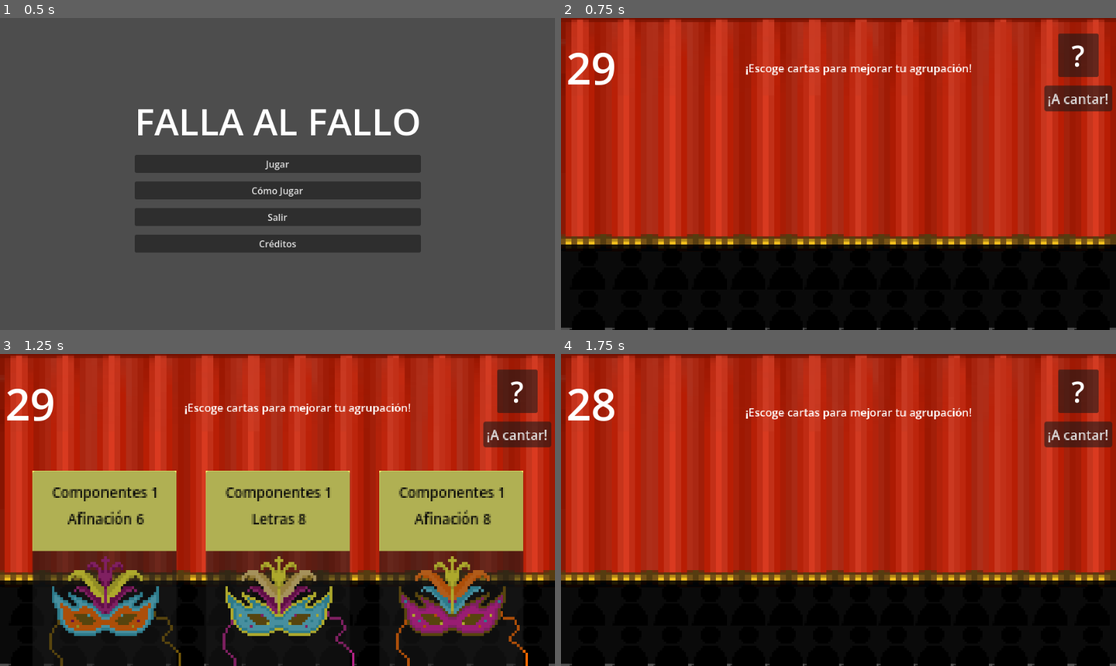
Above: before the commit, frames 1-4 (two rows, left to right).
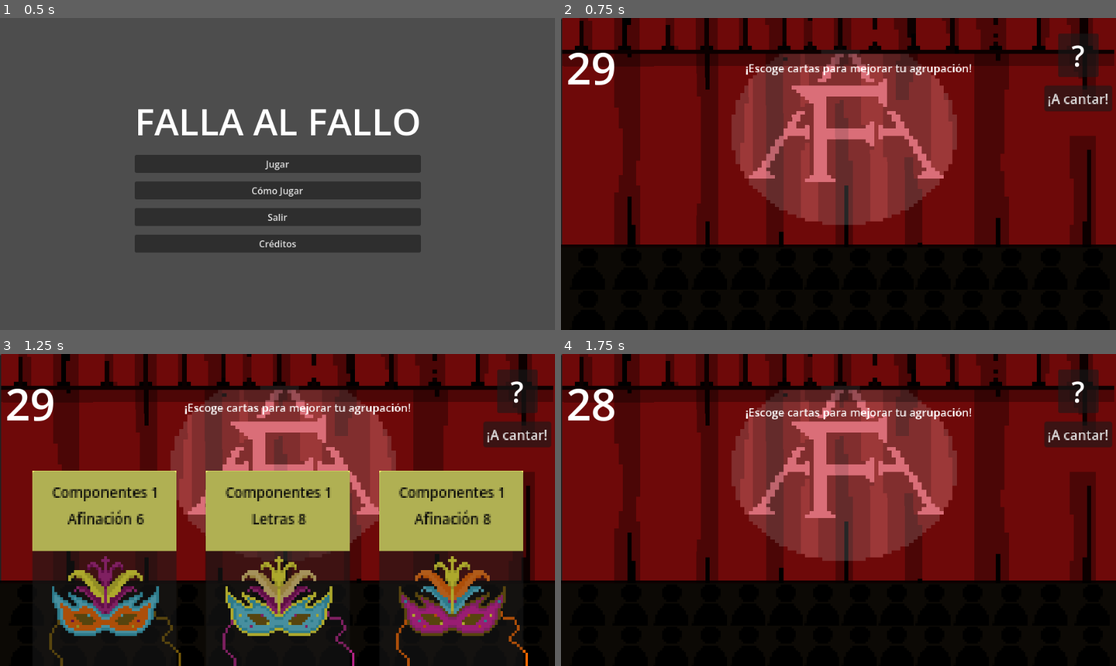
Above: after the commit, the same moments.

Repository: Sromerop0610/LosMataos
Game: Godot game, scene res://Scenes/menú_principal.tscn
The game is run twice, just before and just after one commit, with the same random seed, the same clock (stepped at 60 frames per second) and the same inputs. The engine's default icon, where the game draws it, is replaced by a stand-in: a white triangle on a blue panel in a dark square.
Inputs (mouse positions are in pixels of both pictures, inside the frame that each line leads up to):
- Up to frame 1 (0.5 s): no input
- Up to frame 2 (0.75 s): click "Jugar" at 0.5 s
- Up to frame 3 (1.25 s): no input
- Up to frame 4 (1.75 s): click (666, 578) at 1.27 s

Frame 1 is identical in both runs. In frame 2, 71% of the frame differs, in the area x 0-100%, y 0-100%; in frame 3, 48%; in frame 4, 71%.

Commit message:
cleansed prints y nuevo telon

Diff:
--- a/Scenes/Game.tscn
+++ b/Scenes/Game.tscn
@@ -1,10 +1,10 @@
 [gd_scene format=3 uid="uid://d1bkalsl4lcef"]
 
-[ext_resource type="Texture2D" uid="uid://cqb1h8ybgavwj" path="res://Assets/telon.png" id="1_gl6un"]
 [ext_resource type="Script" uid="uid://6qb7nbkuvahr" path="res://Scenes/game.gd" id="1_j5yw3"]
 [ext_resource type="Texture2D" uid="uid://cnnxibj1c4x5g" path="res://Assets/escenario.svg" id="2_2irst"]
 [ext_resource type="Texture2D" uid="uid://ddjp5ykka8ryo" path="res://Assets/person.png" id="2_j5yw3"]
-[ext_resource type="Texture2D" uid="uid://cmd6e8x1yhyi0" path="res://Assets/telonRecogido.png" id="3_kldst"]
+[ext_resource type="Texture2D" uid="uid://c58axnjudyf7q" path="res://Assets/Telon.png" id="4_2irst"]
+[ext_resource type="Texture2D" uid="uid://b73kdcmfs5wpb" path="res://Assets/Sobre_telon.png" id="4_bf53h"]
 [ext_resource type="Script" uid="uid://3yncn7ytnmga" path="res://Scripts/Objects/card_hand.gd" id="5_2irst"]
 [ext_resource type="AudioStream" uid="uid://b7ddm8lq6mlup" path="res://Assets/Choniketes.mp3" id="5_7lihs"]
 [ext_resource type="AudioStream" uid="uid://kp4v0dx5hkui" path="res://Assets/LaCarniceria.mp3" id="6_fgofq"]
@@ -45,6 +45,18 @@
 "transitions": PackedFloat32Array(1),
 "update": 0,
 "values": [Color(1, 1, 1, 1)]
+}
+tracks/2/type = "value"
+tracks/2/imported = false
+tracks/2/enabled = true
+tracks/2/path = NodePath("TelonEchado:position")
+tracks/2/interp = 1
+tracks/2/loop_wrap = true
+tracks/2/keys = {
+"times": PackedFloat32Array(0),
+"transitions": PackedFloat32Array(1),
+"update": 0,
+"values": [Vector2(482, 210)]
 }
 
 [sub_resource type="Animation" id="Animation_kldst"]
@@ -74,10 +86,22 @@
 tracks/0/interp = 1
 tracks/0/loop_wrap = true
 tracks/0/keys = {
-"times": PackedFloat32Array(0.13333344, 2.9666667),
+"times": PackedFloat32Array(0.13333344, 3),
 "transitions": PackedFloat32Array(1, 1),
 "update": 0,
 "values": [Color(1, 1, 1, 0), Color(1, 1, 1, 1)]
+}
+tracks/1/type = "value"
+tracks/1/imported = false
+tracks/1/enabled = true
+tracks/1/path = NodePath("TelonEchado:position")
+tracks/1/interp = 1
+tracks/1/loop_wrap = true
+tracks/1/keys = {
+"times": PackedFloat32Array(0.100000024, 2.9666667),
+"transitions": PackedFloat32Array(1, 1),
+"update": 0,
+"values": [Vector2(482, -200), Vector2(482, 225)]
 }
 
 [sub_resource type="Animation" id="Animation_7lihs"]
@@ -95,6 +119,18 @@
 "update": 0,
 "values": [Color(1, 1, 1, 1), Color(1, 1, 1, 0)]
 }
+tracks/1/type = "value"
+tracks/1/imported = false
+tracks/1/enabled = true
+tracks/1/path = NodePath("TelonEchado:position")
+tracks/1/interp = 1
+tracks/1/loop_wrap = true
+tracks/1/keys = {
+"times": PackedFloat32Array(0, 3),
+"transitions": PackedFloat32Array(1, 1),
+"update": 0,
+"values": [Vector2(482, 210), Vector2(482, -200)]
+}
 
 [sub_resource type="AnimationLibrary" id="AnimationLibrary_b2bpf"]
 _data = {
@@ -116,15 +152,22 @@
 scale = Vector2(1.595, 1.2375)
 texture = ExtResource("2_2irst")
 
+[node name="TelonEchado" type="Sprite2D" parent="." unique_id=1271411577]
+position = Vector2(482, 210)
+scale = Vector2(7.5, 6.1666665)
+texture = ExtResource("4_2irst")
+
 [node name="TelonAbierto" type="Sprite2D" parent="." unique_id=2134543674]
-position = Vector2(481.5, 125.99998)
-scale = Vector2(14.953125, 5.7916665)
-texture = ExtResource("3_kldst")
-
-[node name="TelonEchado" type="Sprite2D" parent="." unique_id=1271411577]
-position = Vector2(478.99997, 201.00002)
-scale = Vector2(10.031251, 4.21875)
-texture = ExtResource("1_gl6un")
+position = Vector2(479.50003, 254)
+scale = Vector2(7.4609385, 7.104167)
+texture = ExtResource("4_bf53h")
+
+[node name="ColorRect" type="ColorRect" parent="." unique_id=783026978]
+offset_left = -3.0
+offset_top = 397.0
+offset_right = 962.0
+offset_bottom = 544.0
+color = Color(0.37290916, 0.28182733, 0.14948955, 1)
 
 [node name="PreShow" type="Control" parent="." unique_id=1525962351]
 layout_mode = 3
@@ -144,7 +187,7 @@
 offset_left = -481.5
 offset_top = -137.0
 offset_right = 480.5
-offset_bottom = 7.0
+offset_bottom = 13.0
 grow_horizontal = 2
 grow_vertical = 0
 color = Color(0, 0, 0, 0.8666667)
@@ -495,9 +538,9 @@
 [node name="ComponentesLabel" type="Label" parent="Recuentos Puntuacion" unique_id=1412751170]
 layout_mode = 0
 offset_left = 106.0
-offset_top = 81.0
-offset_right = 356.0
-offset_bottom = 222.0
+offset_top = 51.0
+offset_right = 546.0
+offset_bottom = 192.0
 text = "COMPONENTES:"
 label_settings = SubResource("LabelSettings_2irst")
 vertical_alignment = 1
@@ -505,20 +548,19 @@
 [node name="AfinacionLabel" type="Label" parent="Recuentos Puntuacion" unique_id=54236078]
 layout_mode = 0
 offset_left = 106.0
-offset_top = 149.0
-offset_right = 347.0
-offset_bottom = 290.0
-text = "AFINACIÓN:
-"
+offset_top = 126.0
+offset_right = 469.0
+offset_bottom = 267.0
+text = "AFINACIÓN:"
 label_settings = SubResource("LabelSettings_2irst")
 vertical_alignment = 1
 
 [node name="LetraLabel" type="Label" parent="Recuentos Puntuacion" unique_id=1540186337]
 layout_mode = 0
 offset_left = 106.0
-offset_top = 176.0
-offset_right = 347.0
-offset_bottom = 317.0
+offset_top = 199.0
+offset_right = 616.0
+offset_bottom = 340.0
 text = "LETRA:"
 label_settings = SubResource("LabelSettings_2irst")
 vertical_alignment = 1
--- a/Scenes/game.gd
+++ b/Scenes/game.gd
@@ -37,12 +37,15 @@
 	tiempo_de_ronda.paused = true
 
 func start_show():
+	componentes_label.text = "COMPONENTES: "
+	afinacion_label.text = "AFINACIÓN: "
+	letra_label.text = "LETRAS: "
 	mano.hide()
 	animation_player.play("show_start")
 	await animation_player.animation_finished
-	telon_echado.hide()
+	#telon_echado.hide()
 	await get_tree().create_timer(1).timeout
-	var puntosRonda = Validator.resumen_inventario()
+	var puntosRonda = Inventario.sumarPuntosInventario()
 	componentes_label.text += str(puntosRonda[0])
 	afinacion_label.text += str(puntosRonda[1])
 	letra_label.text += str(puntosRonda[2])
@@ -67,17 +70,18 @@
 	Puntos.fase +=1
 	if Puntos.fase>=4:
 		get_tree().change_scene_to_file("res://Scenes/pantalla_victoria.tscn")
-	print("pasando de ronda")
+	#print("pasando de ronda")
 	Puntos.resetPuntuaciones()
 	GlobalSignals.cartaRobada.emit()
+	#telon_echado.show()
 	animation_player.play("round_start")
-	#await animation_player.animation_finished
+	await animation_player.animation_finished
 	mano.show()
 	tiempo_restante.show()
 	button_a_cantar.show()
 	button_ayuda.show()
 	tiempo_de_ronda.start()
-	print(Puntos.fase)
+	#print(Puntos.fase)
 
 func game_over():
 	get_tree().change_scene_to_file("res://Scenes/game_over.tscn")
--- a/Scripts/Objects/card.gd
+++ b/Scripts/Objects/card.gd
@@ -11,7 +11,7 @@
 @onready var texto_info = $TextoInfo
 
 func _ready():
-	print(self)
+	#print(self)
 	fetchear_info()
 
 func crear_carta(data: Dictionary) -> void:
@@ -30,9 +30,9 @@
 	button.disabled = true
 
 func fetchear_info():
-	print(componentes)
-	print(afinacion)
-	print(puntos_letras)
+	#print(componentes)
+	#print(afinacion)
+	#print(puntos_letras)
 	if (componentes!=0):
 		texto_info.text += "Componentes " + str(componentes) + "\n"
 	if (puntos_letras!=0):
@@ -42,6 +42,6 @@
 
 
 func _on_button_pressed():
-	print("Carta robada")
+	#print("Carta robada")
 	Inventario.llenarInventario(self)
 	GlobalSignals.cartaRobada.emit()
--- a/Scripts/Objects/card_hand.gd
+++ b/Scripts/Objects/card_hand.gd
@@ -17,10 +17,11 @@
 	return carta
 
 func robar_carta():
-	print("robando cartas")
+	#print("robando cartas")
 	flush_mano()
 	mano.clear()
-	await get_tree().create_timer(0.5).timeout
+	if !Puntos.fase >=4:
+		await get_tree().create_timer(0.5).timeout
 	for i in range(MANO_MAXIMA):
 		var carta := crear_carta_aleatoria()
 		carta.global_position.x = 180 + (300*i);
--- a/Scripts/Objects/inventario.gd
+++ b/Scripts/Objects/inventario.gd
@@ -2,18 +2,26 @@
 #
 var inventario: Array = []
 var objetoMascara: mascara
+var puntos_componentes = 0
+var puntos_afinacion = 0
+var puntos_letra = 0
 
 func _ready():
-	GlobalSignals.StartingShow.connect(sumarPuntosInventario)
+	pass
+	#GlobalSignals.StartingShow.connect(sumarPuntosInventario)
 
 func llenarInventario(cartaNueva:carta_base):
 	inventario.append(cartaNueva.duplicate())
 
-func sumarPuntosInventario():
-	print("A printear inventario")
+func sumarPuntosInventario() -> Array:
 	var sumaTotal = 0
 	for mascara in inventario:
-		print("PUNTOS TOTALES: " + str(mascara.componentes))
+		puntos_componentes += mascara.componentes
+		puntos_afinacion += mascara.afinacion
+		puntos_letra += mascara.puntos_letras
+	var puntosTotales = [puntos_componentes,puntos_afinacion,puntos_letra]
+	print(puntosTotales)
+	return puntosTotales
 
 func vaciarInventario():
 	inventario.clear()
--- a/Scripts/Puntos.gd
+++ b/Scripts/Puntos.gd
@@ -18,7 +18,8 @@
 
 func pasarNivel():
 	if sumarPuntos() >= puntosTotales:
-		print("Ehorabuena pasas de ronda")
+		pass
+		#print("Enhorabuena pasas de ronda")
 
 func asignarRango():
 		if puntosTotales >= rangoS:
--- a/Scripts/Util/card_pool.gd
+++ b/Scripts/Util/card_pool.gd
@@ -266,7 +266,7 @@
 		"puntos_letras": 50,
 		"componentes": 1,
 		"afinacion": -10,
-		"ruta_sprite": "res://icon.svg", # <- TERMINAR
+		"ruta_sprite": "res://Assets/Mascaras/Sprite_MascaraMejor1.png", # <- TERMINAR
 		"fase": 3
 	},
 	{
@@ -275,7 +275,7 @@
 		"puntos_letras": 55,
 		"componentes": 1,
 		"afinacion": -15,
-		"ruta_sprite": "res://icon.svg", # <- TERMINAR
+		"ruta_sprite": "res://Assets/Mascaras/Sprite_MascaraMejor1.png", # <- TERMINAR
 		"fase": 3
 	},
 	{
@@ -284,7 +284,7 @@
 		"puntos_letras": 60,
 		"componentes": 1,
 		"afinacion": -10,
-		"ruta_sprite": "res://icon.svg", # <- TERMINAR
+		"ruta_sprite": "res://Assets/Mascaras/Sprite_MascaraMejor1.png", # <- TERMINAR
 		"fase": 3
 	},
 
@@ -296,7 +296,7 @@
 		"puntos_letras": 30,
 		"componentes": -1,
 		"afinacion": 0,
-		"ruta_sprite": "res://icon.svg", # <- TERMINAR
+		"ruta_sprite": "res://Assets/Mascaras/Sprite_MascaraMejor1.png", # <- TERMINAR
 		"fase": 3
 	},
 	{
@@ -305,7 +305,7 @@
 		"puntos_letras": 0,
 		"componentes": -1,
 		"afinacion": 30,
-		"ruta_sprite": "res://icon.svg", # <- TERMINAR
+		"ruta_sprite": "res://Assets/Mascaras/Sprite_MascaraMejor1.png", # <- TERMINAR
 		"fase": 3
 	},
 	{
@@ -314,7 +314,7 @@
 		"puntos_letras": 15,
 		"componentes": -1,
 		"afinacion": 15,
-		"ruta_sprite": "res://icon.svg", # <- TERMINAR
+		"ruta_sprite": "res://Assets/Mascaras/Sprite_MascaraMejor1.png", # <- TERMINAR
 		"fase": 3
 	},
 	{
@@ -323,7 +323,7 @@
 		"puntos_letras": -10,
 		"componentes": -1,
 		"afinacion": -10,
-		"ruta_sprite": "res://icon.svg", # <- TERMINAR
+		"ruta_sprite": "res://Assets/Mascaras/Sprite_MascaraMejor1.png", # <- TERMINAR
 		"fase": 3
 	},
 
@@ -335,7 +335,7 @@
 		"puntos_letras": 90,
 		"componentes": 2,
 		"afinacion": 0,
-		"ruta_sprite": "res://icon.svg", # <- TERMINAR
+		"ruta_sprite": "res://Assets/Mascaras/Sprite_MascaraMejor1.png", # <- TERMINAR
 		"fase": 3
 	},
 	{
@@ -344,7 +344,7 @@
 		"puntos_letras": 120,
 		"componentes": 2,
 		"afinacion": 90,
-		"ruta_sprite": "res://icon.svg", # <- TERMINAR
+		"ruta_sprite": "res://Assets/Mascaras/Sprite_MascaraMejor1.png", # <- TERMINAR
 		"fase": 3,
 	},
 	{
@@ -353,7 +353,7 @@
 		"puntos_letras": 150,
 		"componentes": 1,
 		"afinacion": -100,
-		"ruta_sprite": "res://icon.svg", # <- TERMINAR
+		"ruta_sprite": "res://Assets/Mascaras/Sprite_MascaraMejor1.png", # <- TERMINAR
 		"fase": 3
 	},
 	{
@@ -362,7 +362,7 @@
 		"puntos_letras": -100,
 		"componentes": 1,
 		"afinacion": 150,
-		"ruta_sprite": "res://icon.svg", # <- TERMINAR
+		"ruta_sprite": "res://Assets/Mascaras/Sprite_MascaraMejor1.png", # <- TERMINAR
 		"fase": 3
 	},
 		{
@@ -371,7 +371,7 @@
 		"puntos_letras": -100,
 		"componentes": 1,
 		"afinacion": 150,
-		"ruta_sprite": "res://icon.svg",
+		"ruta_sprite": "res://Assets/Mascaras/Sprite_MascaraMejor1.png",
 		"fase": 4
 	}
 
--- a/Scripts/Util/game_validator.gd
+++ b/Scripts/Util/game_validator.gd
@@ -98,6 +98,7 @@
 		total_letra += carta.get("puntos_letras")
 		total_afinacion += carta.get("afinacion")
 		total_componentes += carta.get("componentes")
+
 	return pointsArray
 
 	#
Binary file added: Assets/Sobre_telon.png
Not shown, changed: Assets/Sobre_telon.png.import
Binary file changed: Assets/telon.png
